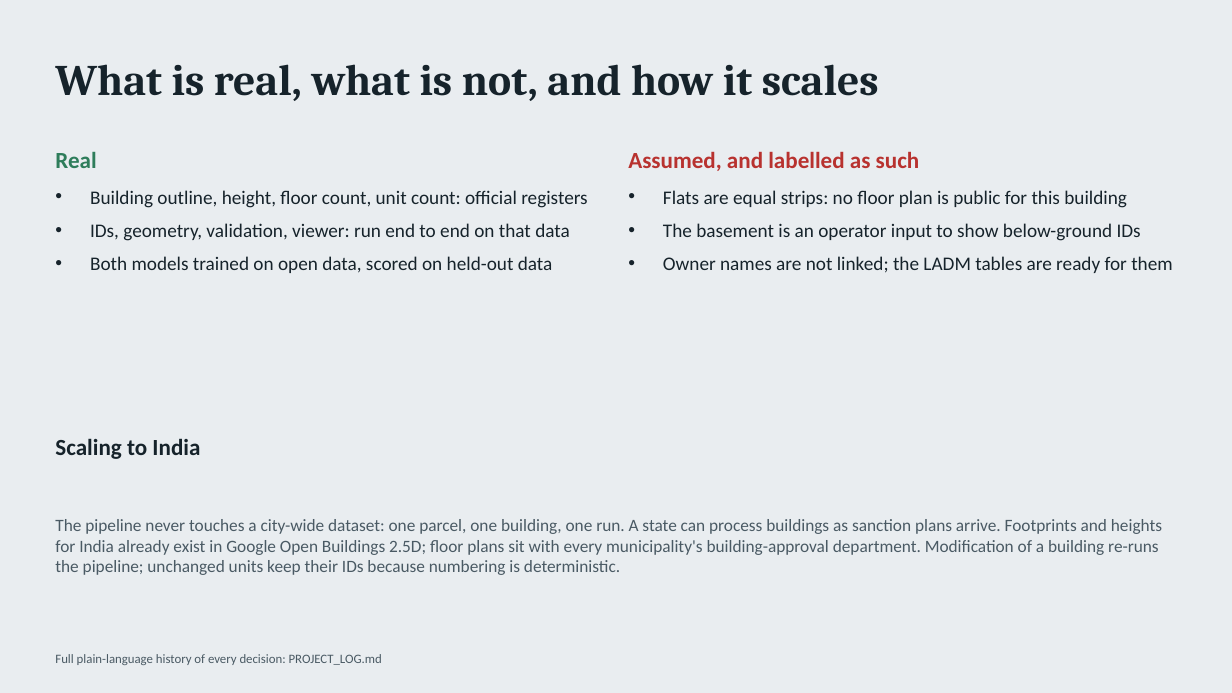
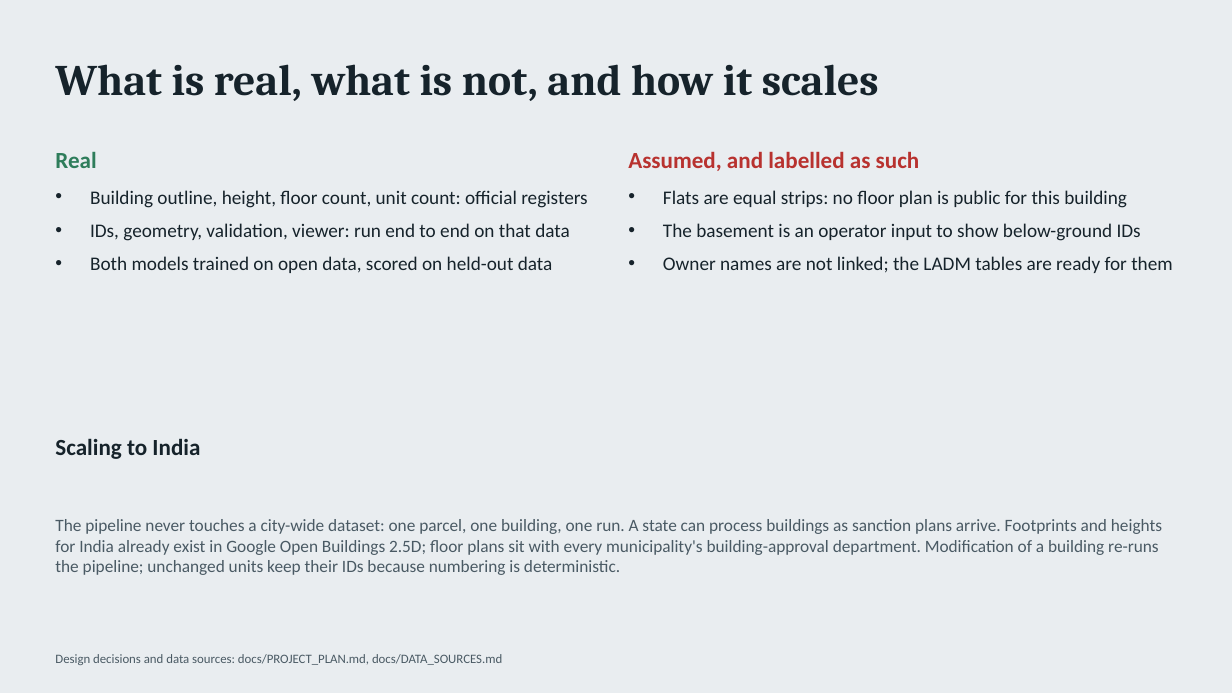
Before and after one commit to Param-2811/3D-ULPIN-Generation, a slide deck: slide 13 of docs/deck/3D_ULPIN_SIH26011.pptx. Drawn at 1232x693 pixels with LibreOffice and Linux fonts; fonts in the diff are those of the drawing. Boxes give left, top, right and bottom in pixels: in the first picture for what was removed or moved away, otherwise in the second. Text is boxed around its words. In the diff, an @@ line names an element or a change of style, - is before the commit and + after.

```diff
--- a/docs/deck/3D_ULPIN_SIH26011.pptx
+++ b/docs/deck/3D_ULPIN_SIH26011.pptx
@@ text at (55,654,502,665): text changed @@
-Full plain-language history of every decision: PROJECT_LOG.md
+Design decisions and data sources: docs/PROJECT_PLAN.md, docs/DATA_SOURCES.md
```
Also in this commit, not shown: 3 other files.
